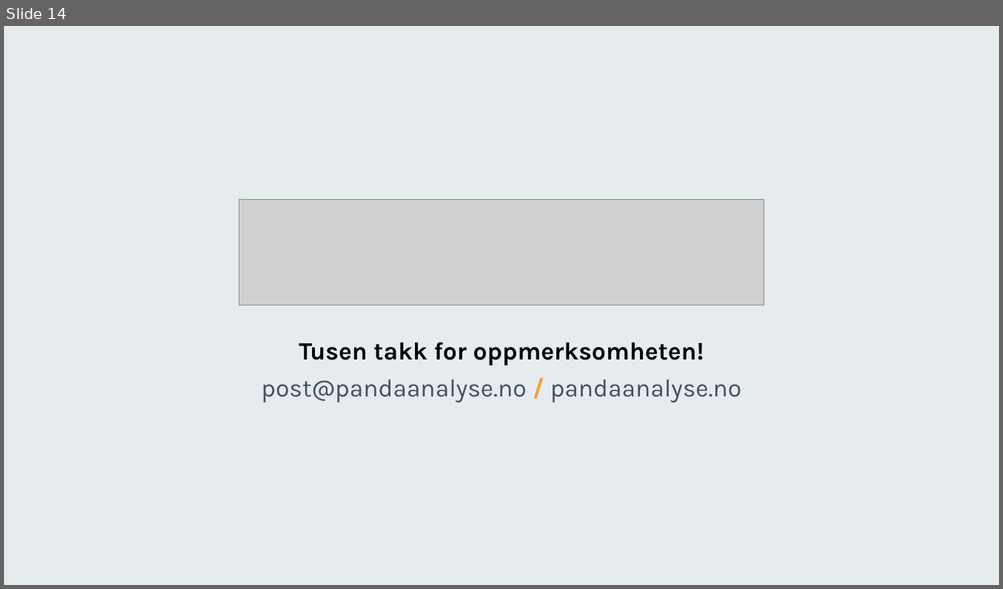
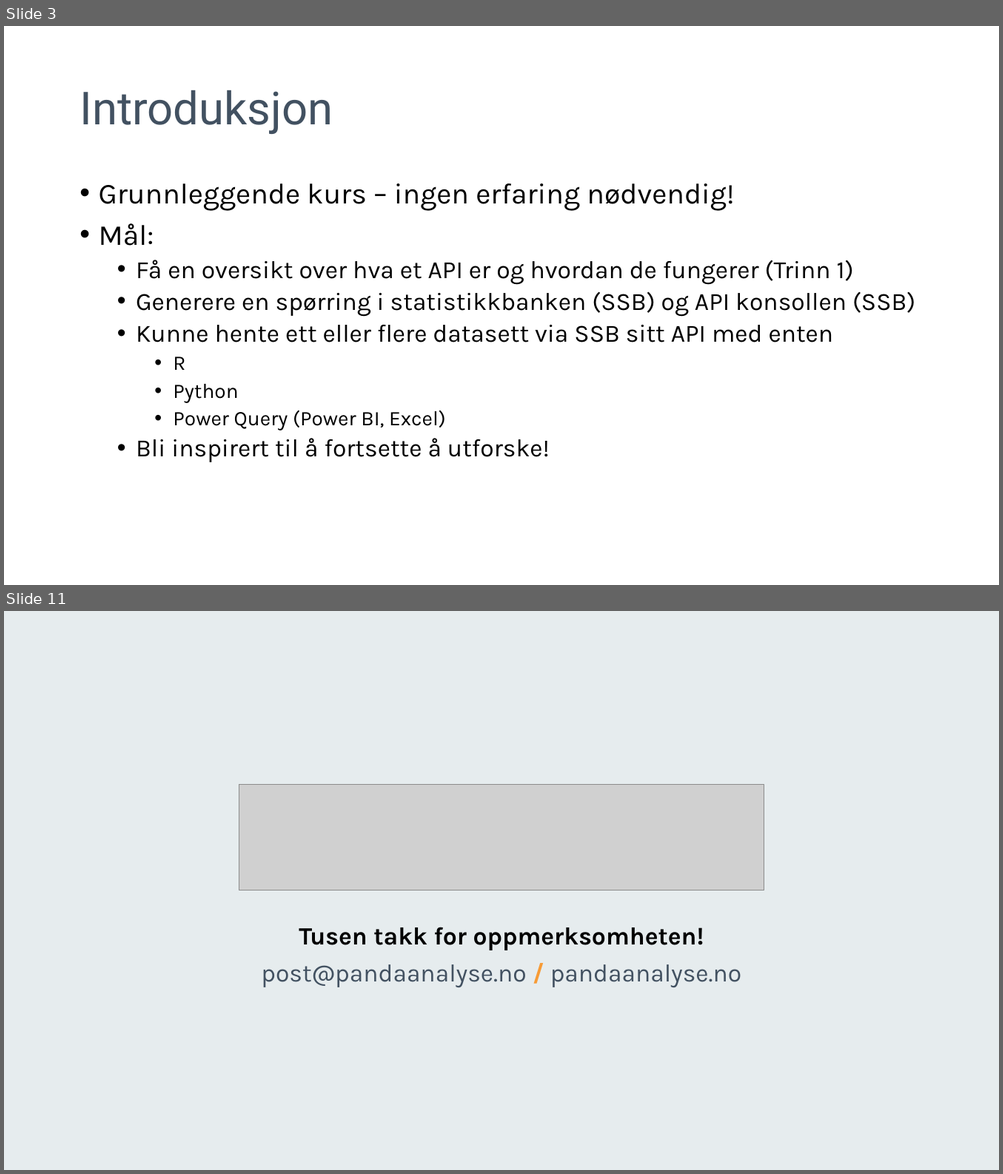
Before and after one commit to pandaAPIkurs/kursdata, a slide deck: Trinn1.pptx. Shown one above the other, each under a label of ours: slide 14 before the commit, slides 3 and 11 after it; the slides between them are not shown. The pictures are 1003x589 and 1003x1174 pixels, drawn with LibreOffice and Linux fonts; fonts in the diff are those of the drawing; grey boxes stand for pictures; background and template pictures are left out. Boxes give left, top, right and bottom in pixels: in the first picture for what was removed or moved away, otherwise in the second. Text is boxed around its words. In the diff, an @@ line names an element or a change of style, - is before the commit and + after.

```diff
--- a/Trinn1.pptx
+++ b/Trinn1.pptx
@@ slide 3 added at (4,26,999,585), background #FFFFFF @@
@@ title added at (79,90,333,134), 44 pt, text #425161 @@
+Introduksjon
@@ text added at (99,184,915,463), 24 pt, text #000000 @@
+• Grunnleggende kurs – ingen erfaring nødvendig!
+• Mål:
+  • Få en oversikt over hva et API er og hvordan de fungerer (Trinn 1)
+  • Generere en spørring i statistikkbanken (SSB) og API konsollen (SSB)
+  • Kunne hente ett eller flere datasett via SSB sitt API med enten
+    • R
+    • Python
+    • Power Query (Power BI, Excel)
+  • Bli inspirert til å fortsette å utforske!
@@ what was slide 14 is now slide 11 @@
```
Also in this commit, not shown: 1 slide changed, 8 other slides added, 12 slides removed, 1 other file.
